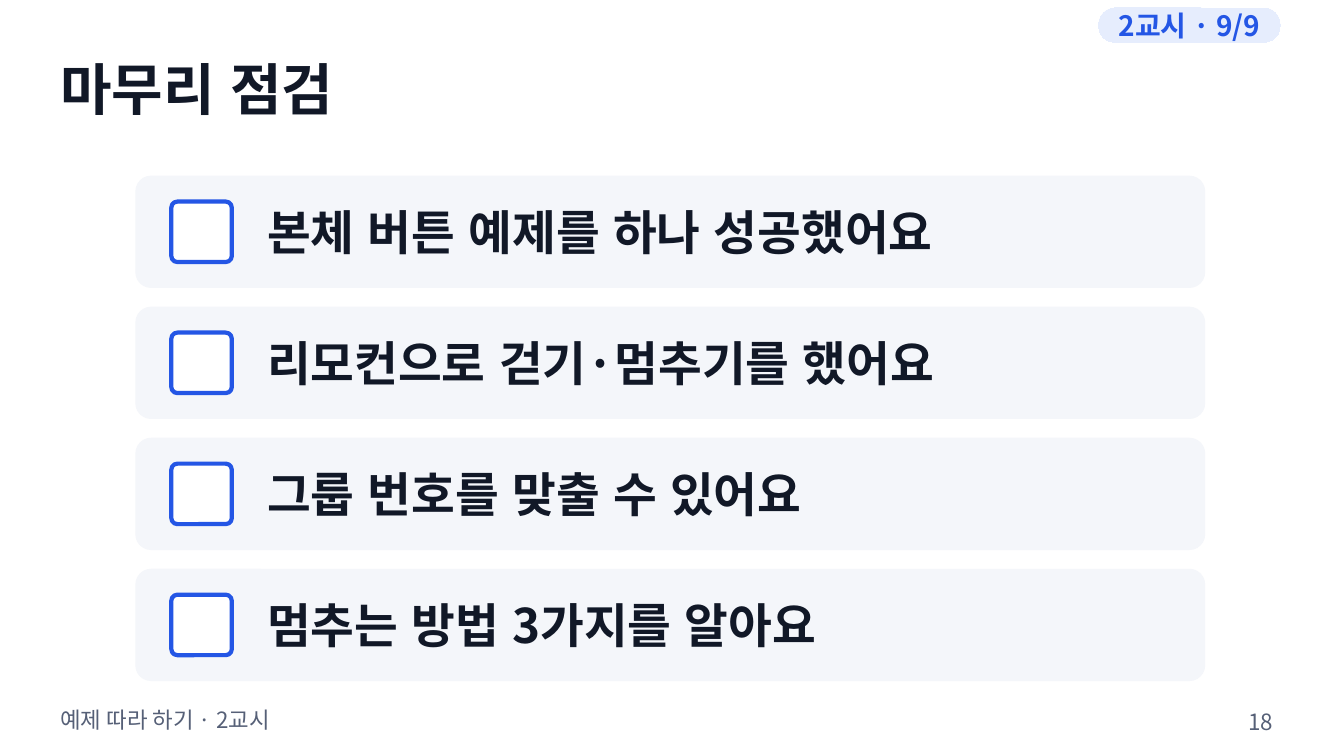
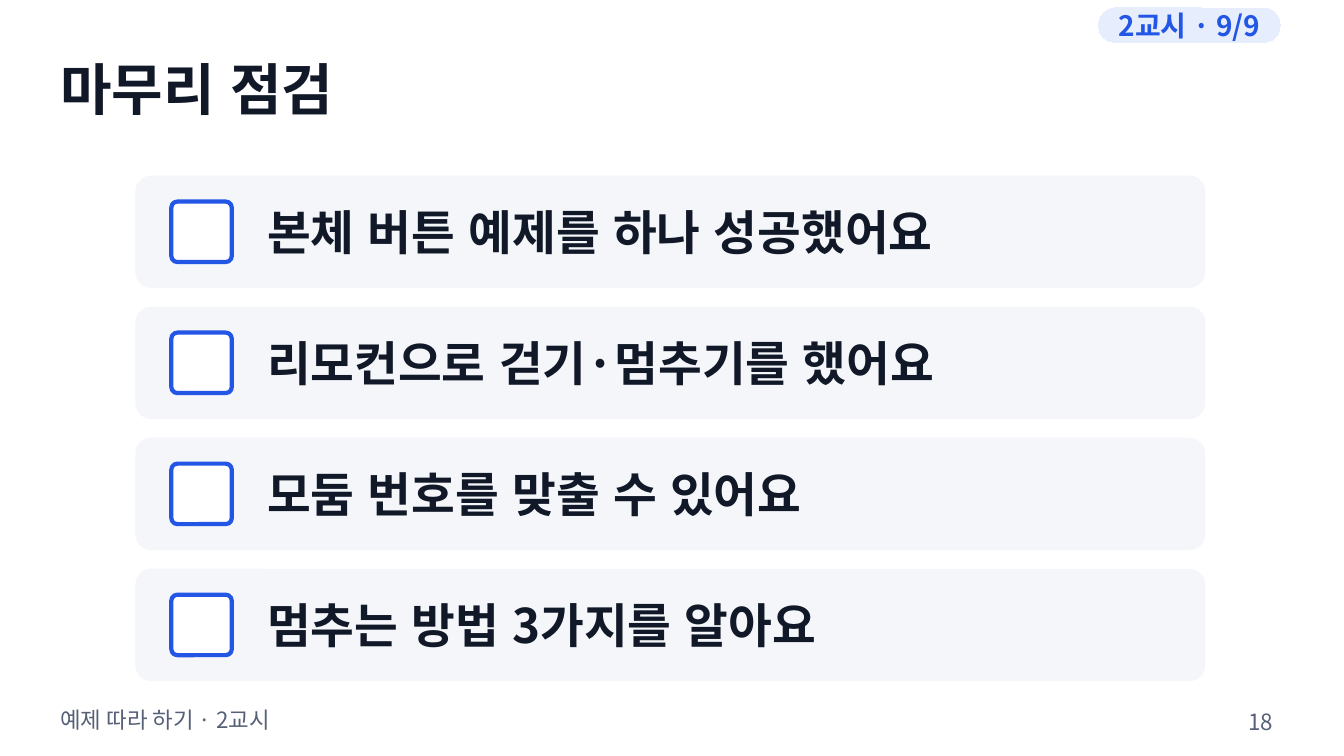
Before and after one commit to boundaryx01-uniquelife/microbit, a slide deck: slide 18 of bridge/docs/materials/예제_따라하기/예제_수업슬라이드.pptx. Drawn at 1344x756 pixels with LibreOffice and Linux fonts; fonts in the diff are those of the drawing. Boxes give left, top, right and bottom in pixels: in the first picture for what was removed or moved away, otherwise in the second. Text is boxed around its words. In the diff, an @@ line names an element or a change of style, - is before the commit and + after.

```diff
--- a/bridge/docs/materials/예제_따라하기/예제_수업슬라이드.pptx
+++ b/bridge/docs/materials/예제_따라하기/예제_수업슬라이드.pptx
@@ text at [267, 472, 801, 517]: text changed @@
-그룹 번호를 맞출 수 있어요
+모둠 번호를 맞출 수 있어요
```
Also in this commit, not shown: 4 other slides changed, 55 other files.
